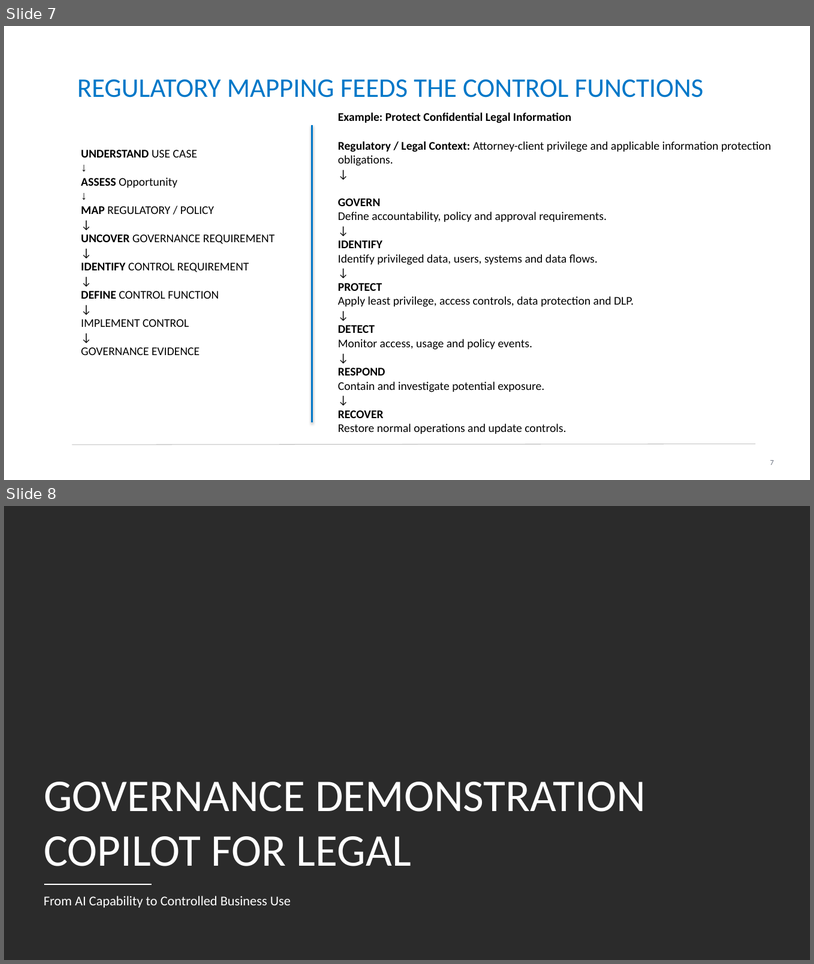
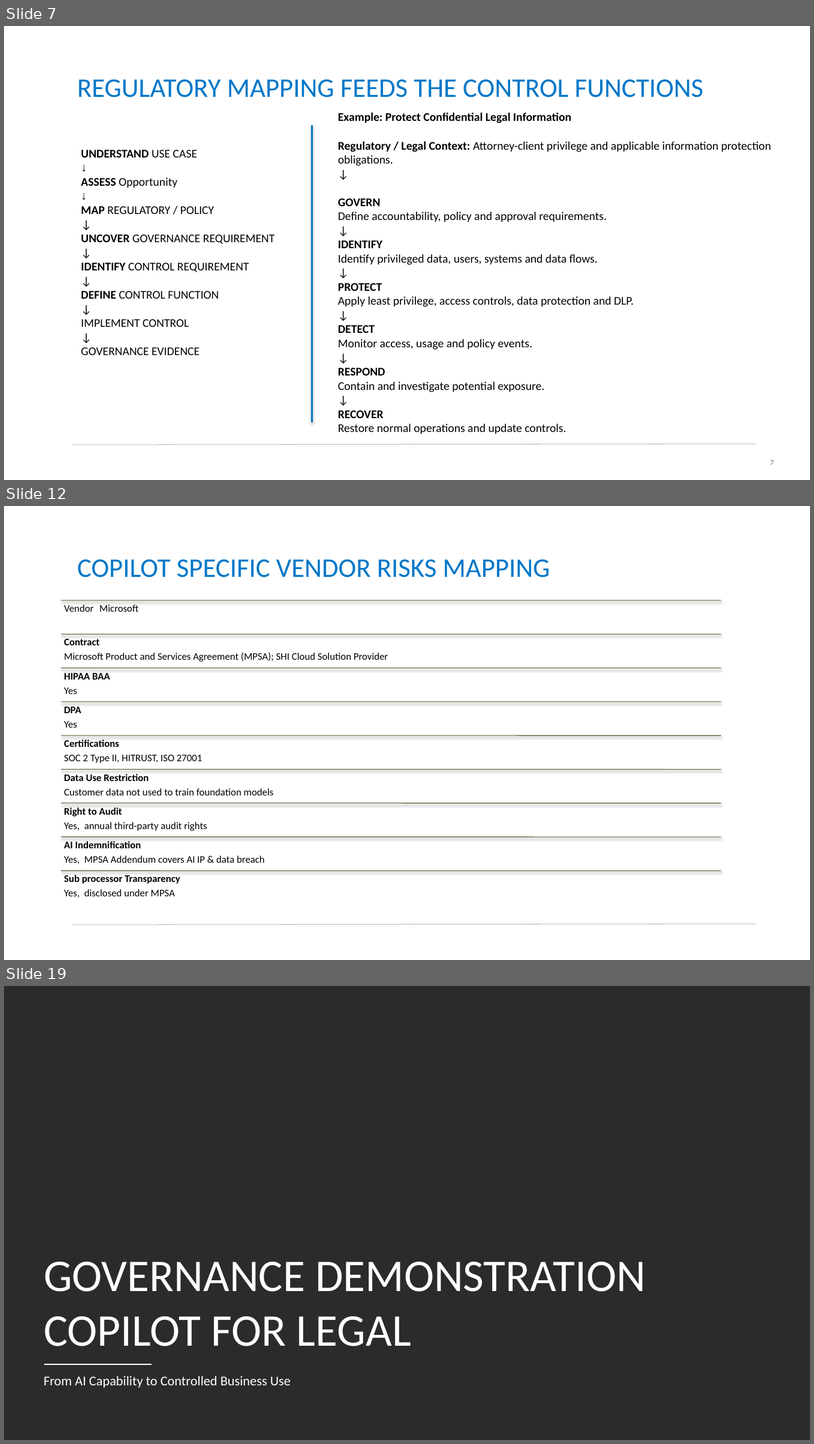
Before and after one commit to gauthiii/bhuc, a slide deck: Workshop_09_24.pptx. Shown one above the other, each under a label of ours: slides 7 and 8 before the commit, slides 7, 12 and 19 after it; the slides between them are not shown. The pictures are 814x964 and 814x1444 pixels, drawn with LibreOffice and Linux fonts; fonts in the diff are those of the drawing; background and template pictures are left out; a plain dark background stands for a picture behind light text. Boxes give left, top, right and bottom in pixels: in the first picture for what was removed or moved away, otherwise in the second. Text is boxed around its words. In the diff, an @@ line names an element or a change of style, - is before the commit and + after.

```diff
--- a/Workshop_09_24.pptx
+++ b/Workshop_09_24.pptx
@@ slide 12 added at (4,506,810,960), background #FFFFFF; not listed: 1 template element that a slide beside it also shows @@
@@ title added at (77,559,551,577), 32 pt, text #0077C8 @@
+COPILOT SPECIFIC VENDOR RISKS MAPPING
@@ group added at (61,600,722,897): 9 lines, 9 texts @@
+Vendor Microsoft
+Contract
+Microsoft Product and Services Agreement (MPSA); SHI Cloud Solution Provider
+HIPAA BAA
+Yes
+DPA
+Yes
+Certifications
+SOC 2 Type II, HITRUST, ISO 27001
+Data Use Restriction
+Customer data not used to train foundation models
+Right to Audit
+Yes, annual third-party audit rights
+AI Indemnification
+Yes, MPSA Addendum covers AI IP & data breach
+Sub processor Transparency
+Yes, disclosed under MPSA
@@ what was slide 8 is now slide 19 @@
```
Also in this commit, not shown: 8 slides changed, 11 other slides added, 1 slide removed, 3 other files.
